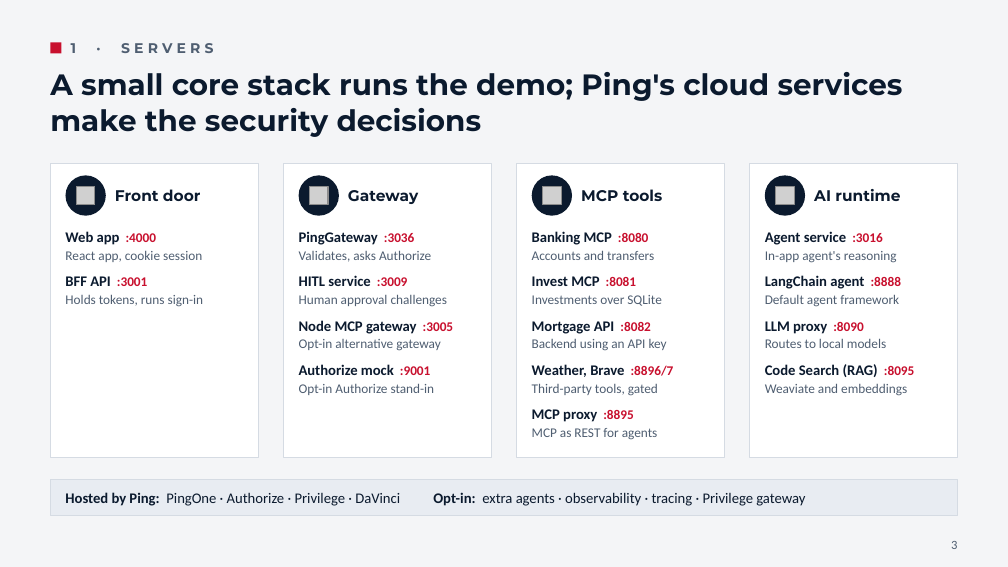
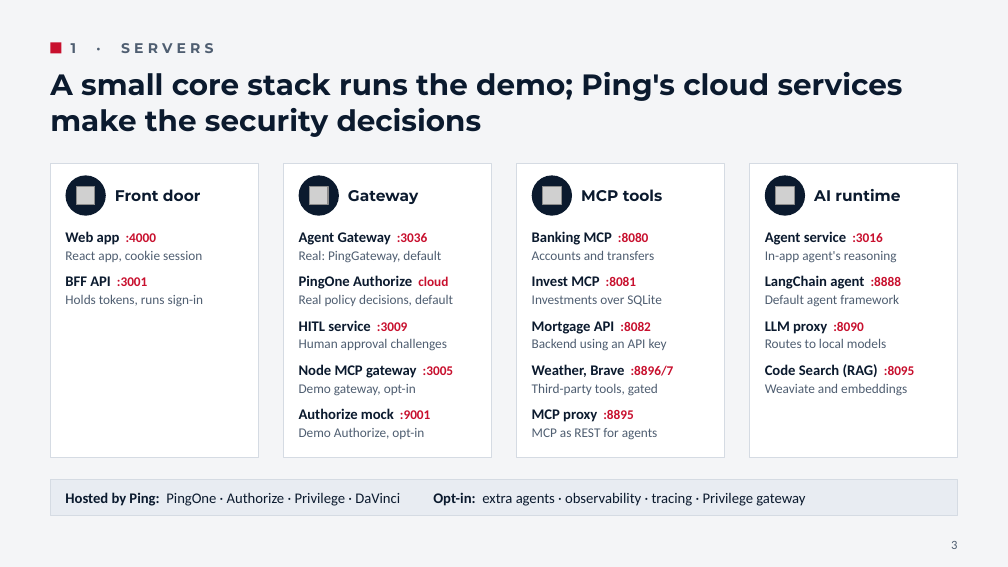
Before and after one commit to curtismu7/AI-DEMO2, a slide deck: slide 3 of docs/resources/AI-Demo-Overview.pptx. Drawn at 1008x567 pixels with LibreOffice and Linux fonts; fonts in the diff are those of the drawing; grey boxes stand for pictures. Boxes give left, top, right and bottom in pixels: in the first picture for what was removed or moved away, otherwise in the second. Text is boxed around its words. In the diff, an @@ line names an element or a change of style, - is before the commit and + after.

```diff
--- a/docs/resources/AI-Demo-Overview.pptx
+++ b/docs/resources/AI-Demo-Overview.pptx
@@ text at (299, 232, 428, 245): text changed @@
-PingGateway :3036
+Agent Gateway :3036
@@ text added at (299, 251, 441, 263), 9.5 pt, text #4F5E71 @@
+Real: PingGateway, default
@@ text at (299, 275, 448, 289): text changed; size 9.5 to 10.5 pt; text colour #4F5E71 to #0B1A2E; bold on @@
-Validates, asks Authorize
+PingOne Authorize cloud
@@ text added at (299, 294, 453, 306), 9.5 pt, text #4F5E71 @@
+Real policy decisions, default
@@ 4 texts: place and size @@
-4 texts at (299, 275, 454, 375)
+4 texts at (299, 320, 454, 419)
@@ text at (299, 384, 416, 396): text changed @@
-Opt-in Authorize stand-in
+Demo gateway, opt-in
@@ text at (299, 428, 424, 439): text changed @@
-Opt-in alternative gateway
+Demo Authorize, opt-in
```
Also in this commit, not shown: 1 other slide changed, 4 slides added.
